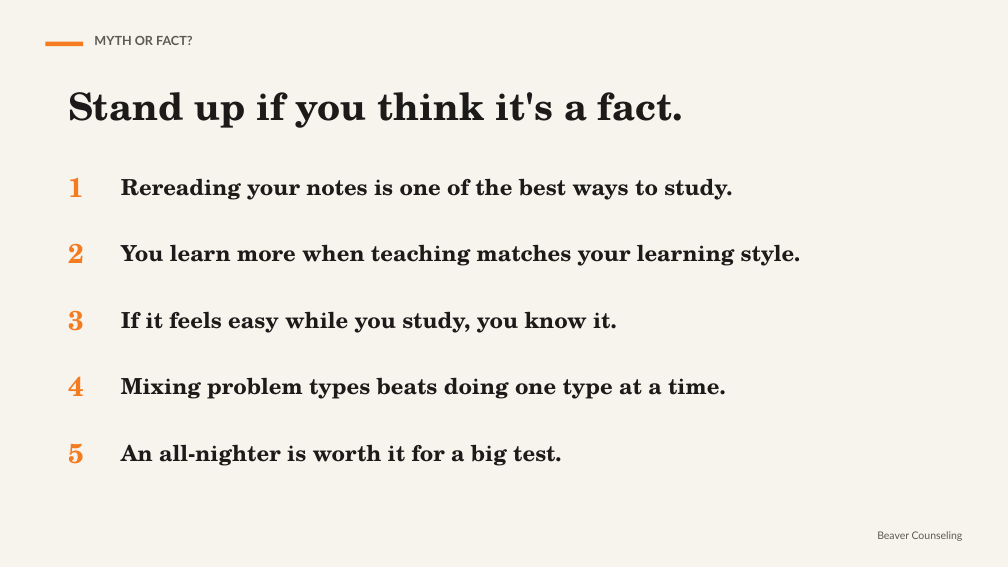
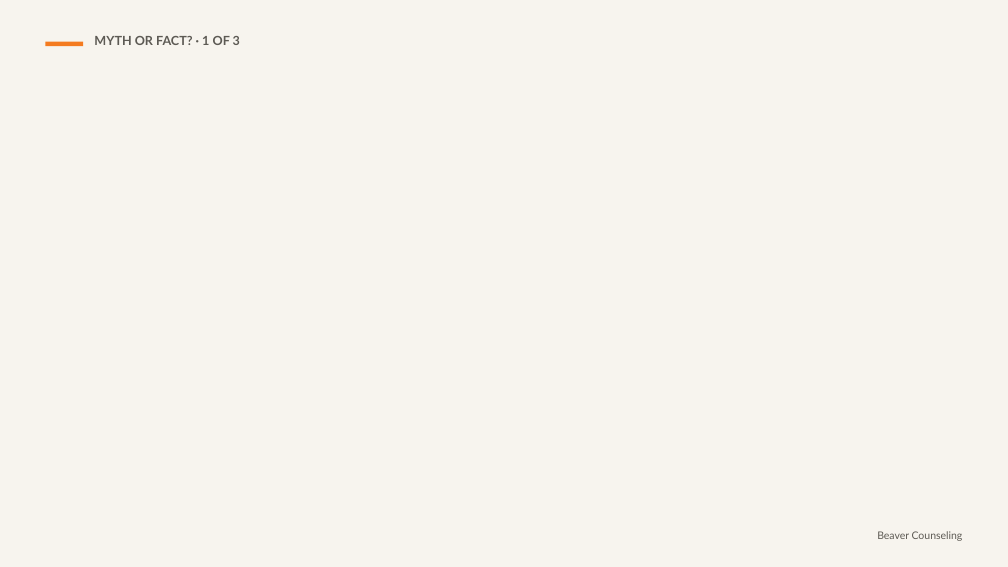
Before and after one commit to rmwtoolkit/bcds-toolkit, a slide deck: slide 3 of decks/study-smarter-not-longer-lesson-v2.pptx. Drawn at 1008x567 pixels with LibreOffice and Linux fonts; fonts in the diff are those of the drawing; background and template pictures are left out. Boxes give left, top, right and bottom in pixels: in the first picture for what was removed or moved away, otherwise in the second. Text is boxed around its words. In the diff, an @@ line names an element or a change of style, - is before the commit and + after.

```diff
--- a/decks/study-smarter-not-longer-lesson-v2.pptx
+++ b/decks/study-smarter-not-longer-lesson-v2.pptx
@@ text at (94,36,240,45): text changed @@
-MYTH OR FACT?
+MYTH OR FACT? · 1 OF 3
@@ text removed at (68,92,683,128) @@
-Stand up if you think it's a fact.
@@ text removed at (68,177,84,197) @@
-1
@@ text removed at (121,178,732,200) @@
-Rereading your notes is one of the best ways to study.
@@ text removed at (68,243,84,263) @@
-2
@@ text removed at (121,244,801,266) @@
-You learn more when teaching matches your learning style.
@@ text removed at (68,310,84,331) @@
-3
@@ text removed at (121,311,617,333) @@
-If it feels easy while you study, you know it.
@@ text removed at (68,376,84,396) @@
-4
@@ text removed at (121,377,726,399) @@
-Mixing problem types beats doing one type at a time.
@@ text removed at (68,443,84,464) @@
-5
@@ text removed at (121,444,561,466) @@
-An all-nighter is worth it for a big test.
```
Also in this commit, not shown: 12 other slides changed, 16 slides added, 2 slides removed, 23 other files.
